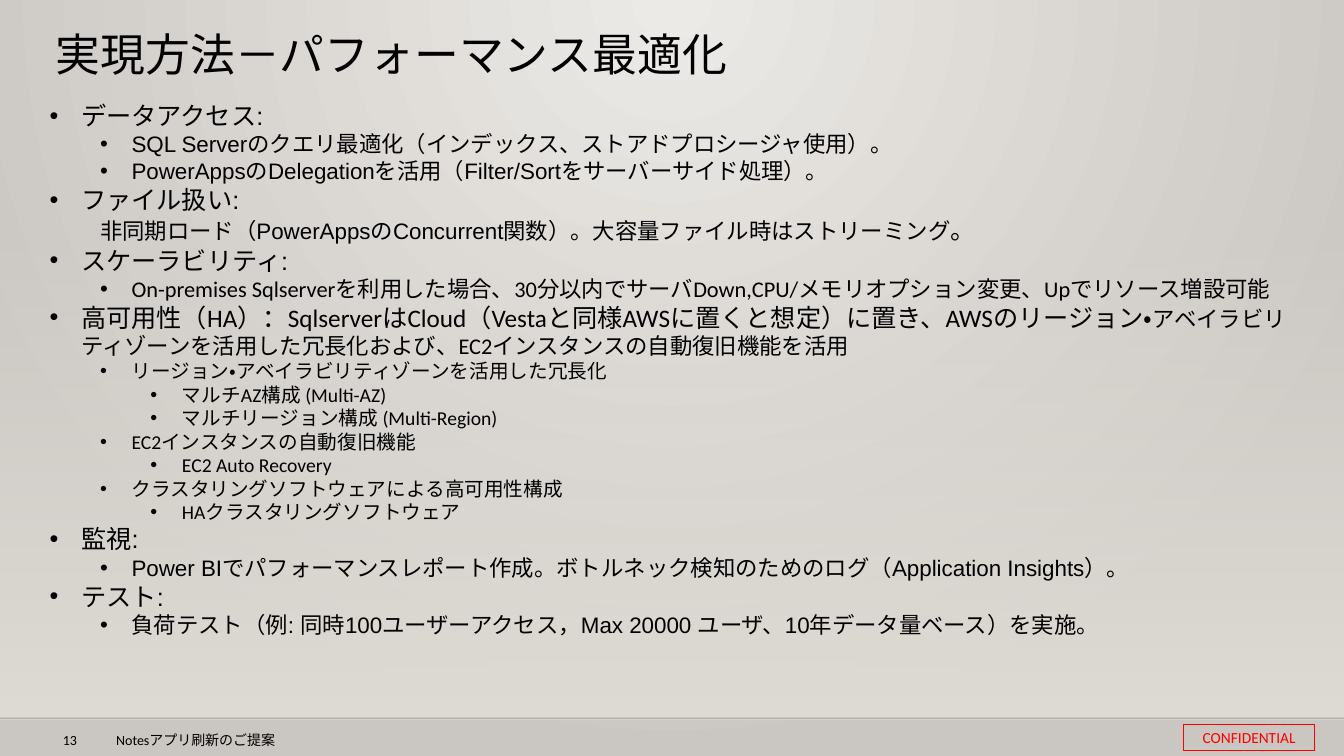
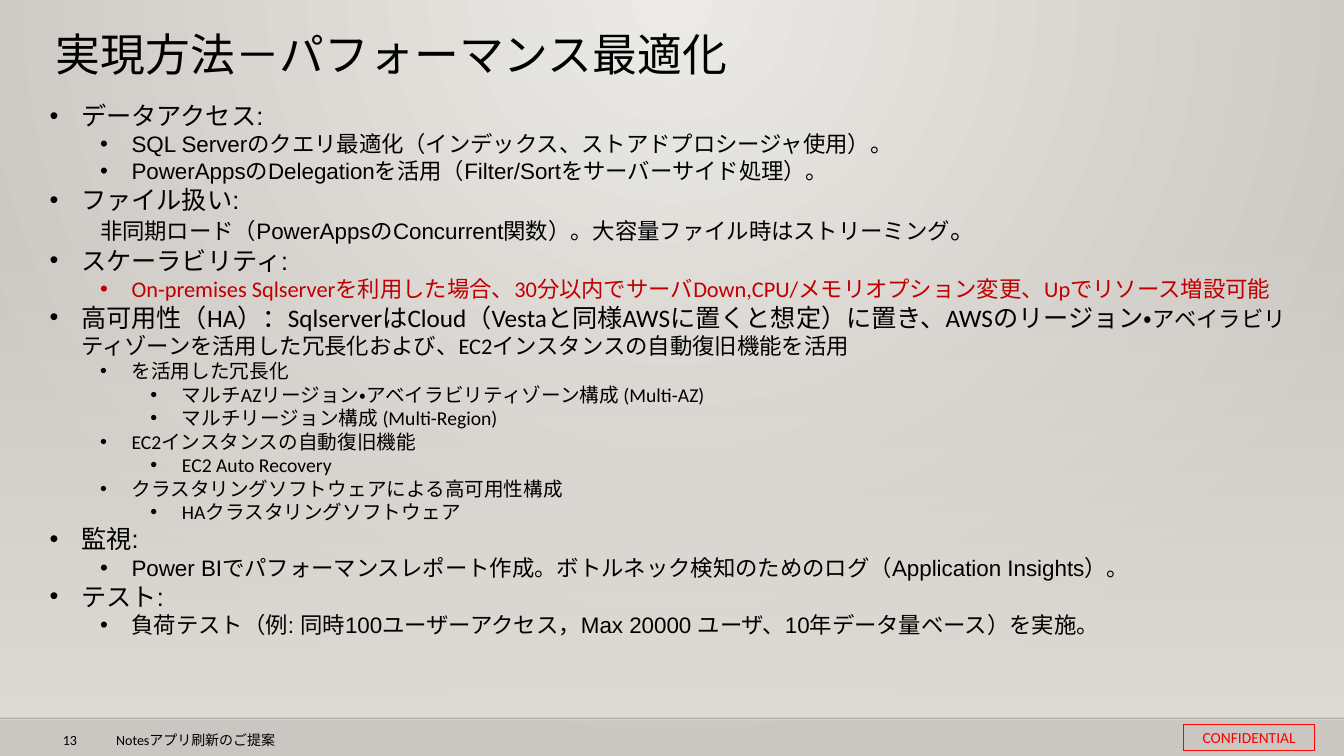
Before and after one commit to 0494938/Notes--CMS-Online, a slide deck: slide 13 of Notesアプリ刷新プロジェクト提案見積もり.pptx. Drawn at 1344x756 pixels with LibreOffice and Linux fonts; fonts in the diff are those of the drawing; background and template pictures are left out. Boxes give left, top, right and bottom in pixels: in the first picture for what was removed or moved away, otherwise in the second. Text is boxed around its words. In the diff, an @@ line names an element or a change of style, - is before the commit and + after.

```diff
--- a/Notesアプリ刷新プロジェクト提案見積もり.pptx
+++ b/Notesアプリ刷新プロジェクト提案見積もり.pptx
@@ text at (x1=132, y1=278, x2=1270, y2=301): text colour #000000 to #C00000 in "On-premises Sqlserverを利用した場合、30分以内でサーバDown,CPU/メモリオプション変更、Up ..." @@
@@ text at (x1=132, y1=361, x2=704, y2=405): text changed @@
-  • リージョン・アベイラビリティゾーンを活用した冗長化
-    • マルチAZ構成 (Multi-AZ)
+  • を活用した冗長化
+    • マルチAZリージョン・アベイラビリティゾーン構成 (Multi-AZ)
```
Also in this commit, not shown: 6 other slides changed, 1 other file.
